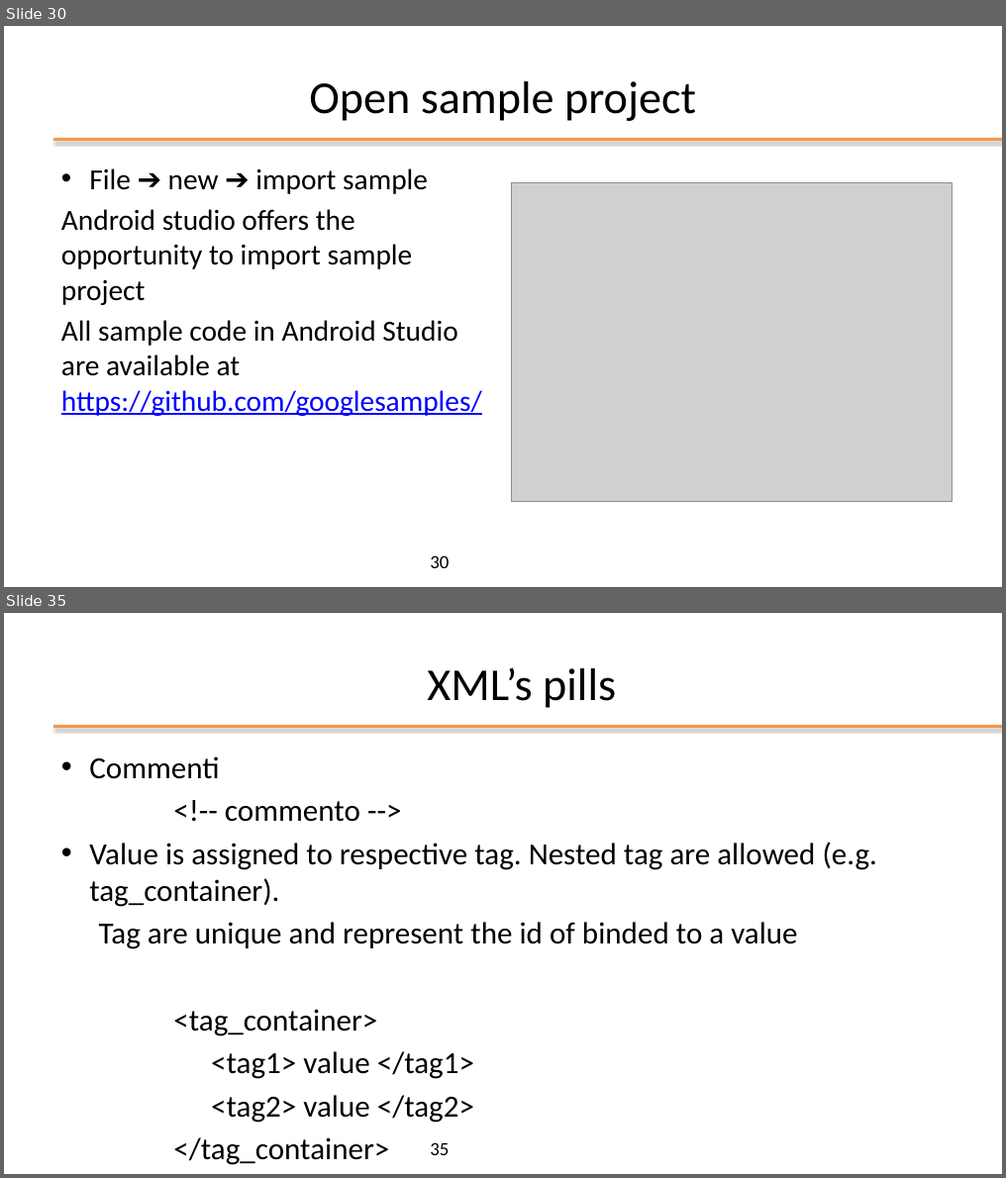
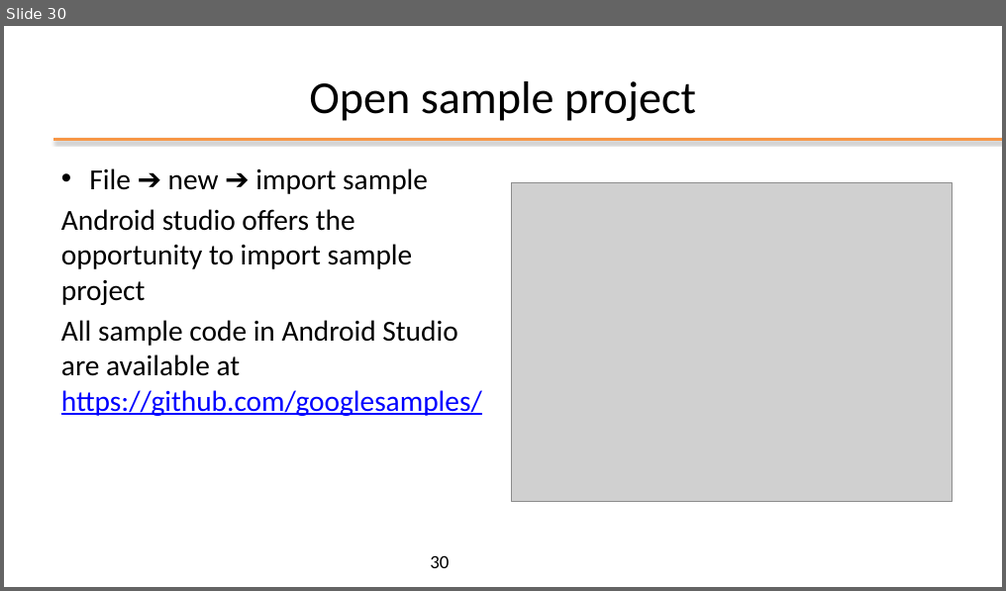
Before and after one commit to kevinmala00/ATTIVITA-PROGETTUALE, a slide deck: slides/02 - Android Studio.pptx. Shown one above the other, each under a label of ours: slides 30 and 35 before the commit, slide 30 after it; the slides between them are not shown. The pictures are 1006x1178 and 1006x591 pixels, drawn with LibreOffice and Linux fonts; fonts in the diff are those of the drawing; grey boxes stand for pictures; background and template pictures are left out. Boxes give left, top, right and bottom in pixels: in the first picture for what was removed or moved away, otherwise in the second. Text is boxed around its words. In the diff, an @@ line names an element or a change of style, - is before the commit and + after.

```diff
--- a/slides/02 - Android Studio.pptx
+++ b/slides/02 - Android Studio.pptx
@@ slide 35 removed at [4, 613, 1002, 1174], background #FFFFFF; not listed: 1 template element that a slide beside it also shows @@
@@ title removed at [427, 667, 616, 708] @@
-XML’s pills
@@ text removed at [89, 757, 877, 1123] @@
-• Commenti
-<!-- commento -->
-• Value is assigned to respective tag. Nested tag are allowed (e.g. tag_container).
-Tag are unique and represent the id of binded to a value
-<tag_container>
-<tag1> value </tag1>
-<tag2> value </tag2>
-</tag_container>
@@ page number removed at [430, 1143, 449, 1156] @@
-35
```
Also in this commit, not shown: 10 other slides removed.
